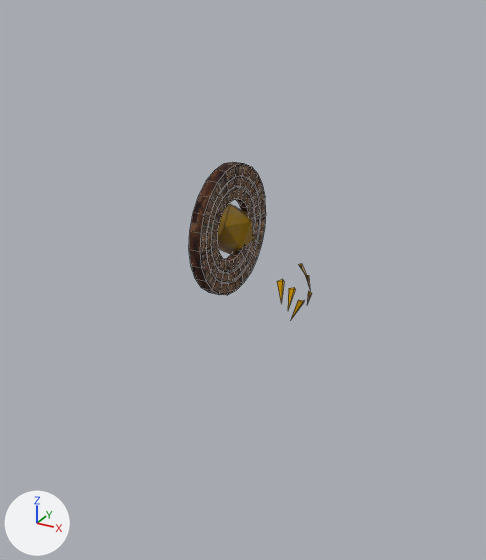
The Blender file Resources/3D/angel.blend as it was, and as the next commit left it.
Both versions are drawn from a camera (50 mm lens) standing at (11.34, -19.68, 7.98) and looking at (1.31, -1.44, -1.14). Every picture has the same lights, and +X, +Y and +Z are marked at lower left. Mesh edges are drawn as thin lines on the coarser meshes.

Names of what the first picture shows: 'BookRing.001', 'BookRing.002', 'BookRing.003', 'Shell.Outer'.
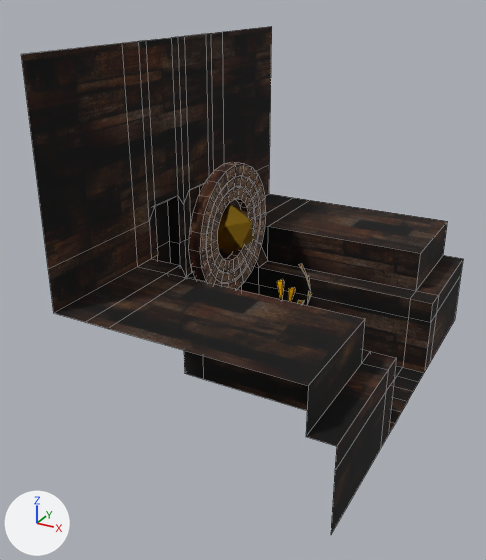
Where the change shows, as pixel boxes [x1, y1, x2, y2] in the pictures (486 x 560 px):
'Throne', added
    after: [21, 26, 463, 534]

Patch to the scene script:
```diff
--- a/Resources/3D/angel.blend.py
+++ b/Resources/3D/angel.blend.py
@@ img_wood_panel_png @@
+img_wood_panel_png = load_image('wood-panel.png', 'wood-panel.png', 228, 128, 'sRGB')
@@ mat_woodpanel @@
+mat_woodpanel = principled_material('woodpanel')
+mat_woodpanel.texture = img_wood_panel_png
+mat_woodpanel.roughness = 1.0
@@ me_plane @@
+me_plane.from_pydata(...)  # 138 vertices, 120 faces; spans x -4.0..11.5, y -11.6..11.6, z -4.2..14.9
+me_plane.materials.append(mat_woodpanel)  # picture img_wood_panel_png
@@ ob_throne @@
+ob_throne = bpy.data.objects.new('Throne', me_plane)
+ob_throne.location = (0.0, 0.0, -2.53)
+ob_throne.scale = (0.599, 0.599, 0.599)
```
